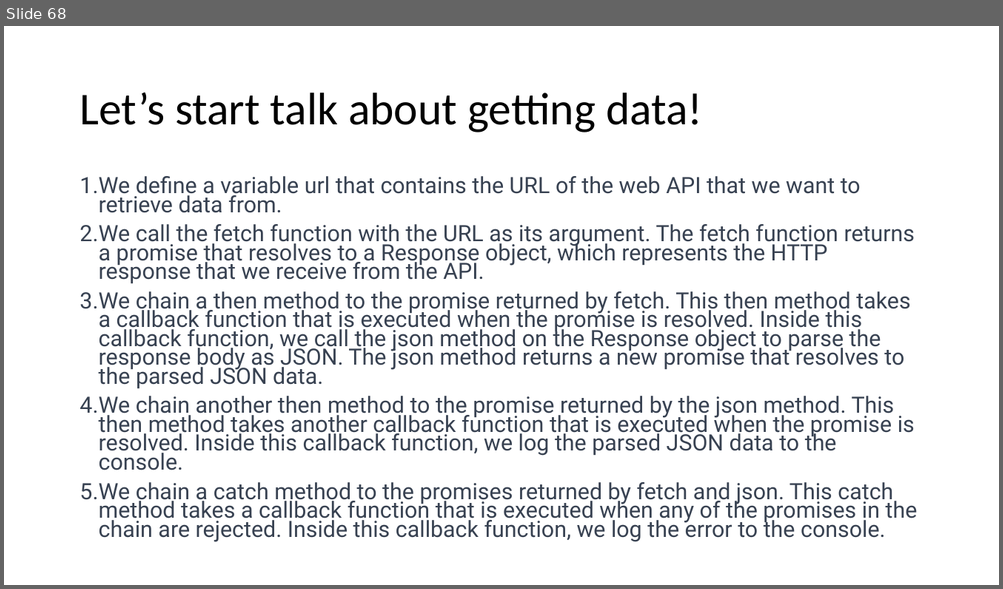
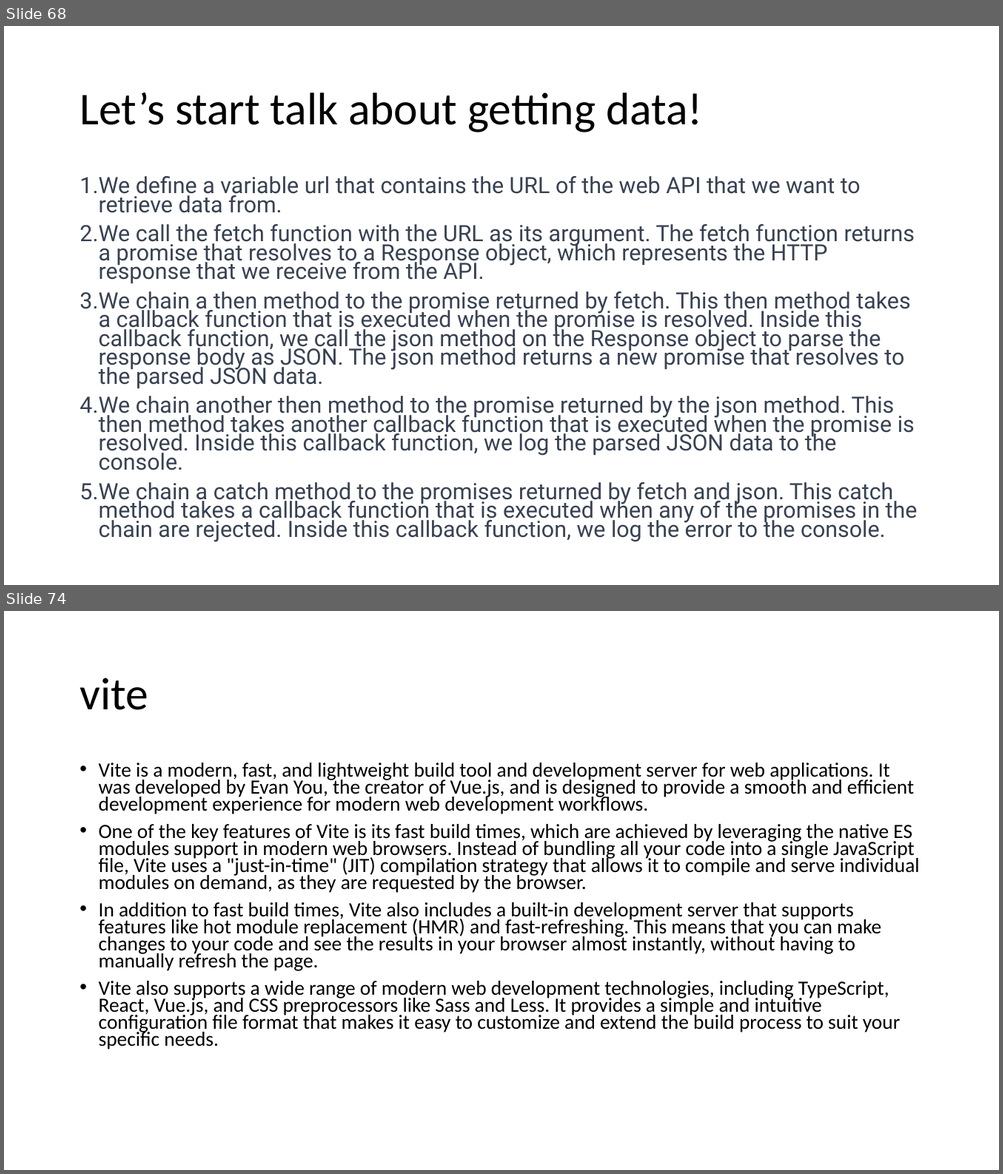
Before and after one commit to 1shaked/full-stack, a slide deck: 16ass/16ass.pptx. Shown one above the other, each under a label of ours: slide 68 before the commit, slides 68 and 74 after it; the slides between them are not shown. The pictures are 1003x589 and 1003x1174 pixels, drawn with LibreOffice and Linux fonts; fonts in the diff are those of the drawing. Boxes give left, top, right and bottom in pixels: in the first picture for what was removed or moved away, otherwise in the second. Text is boxed around its words. In the diff, an @@ line names an element or a change of style, - is before the commit and + after.

```diff
--- a/16ass/16ass.pptx
+++ b/16ass/16ass.pptx
@@ slide 74 added at box(4, 611, 999, 1170), background #FFFFFF @@
@@ title added at box(79, 678, 148, 710), 44 pt, text #000000 @@
+vite
@@ text added at box(99, 763, 919, 1050), 19.6 pt, text #000000 @@
+• Vite is a modern, fast, and lightweight build tool and development server for web applications. It was developed by Evan You, the creator of Vue.js, and is designed to provide a smooth and efficient development experience for modern web development workflows.
+• One of the key features of Vite is its fast build times, which are achieved by leveraging the native ES modules support in modern web browsers. Instead of bundling all your code into a single JavaScript file, Vite uses a "just-in-time" (JIT) compilation strategy that allows it to compile and serve individual modules on demand, as they are requested by the browser.
+• In addition to fast build times, Vite also includes a built-in development server that supports features like hot module replacement (HMR) and fast-refreshing. This means that you can make changes to your code and see the results in your browser almost instantly, without having to manually refresh the page.
+• Vite also supports a wide range of modern web development technologies, including TypeScript, React, Vue.js, and CSS preprocessors like Sass and Less. It provides a simple and intuitive configuration file format that makes it easy to customize and extend the build process to suit your specific needs.
```
Also in this commit, not shown: 5 slides changed, 3 other slides added, 4 slides removed, 58 other files.
